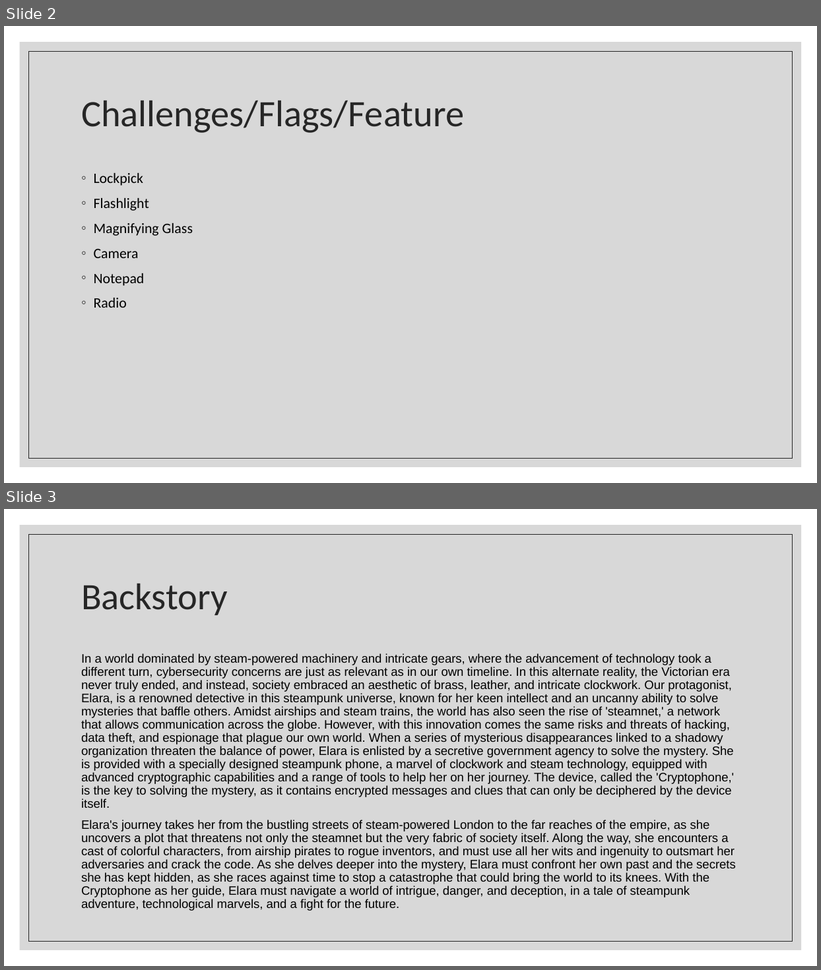
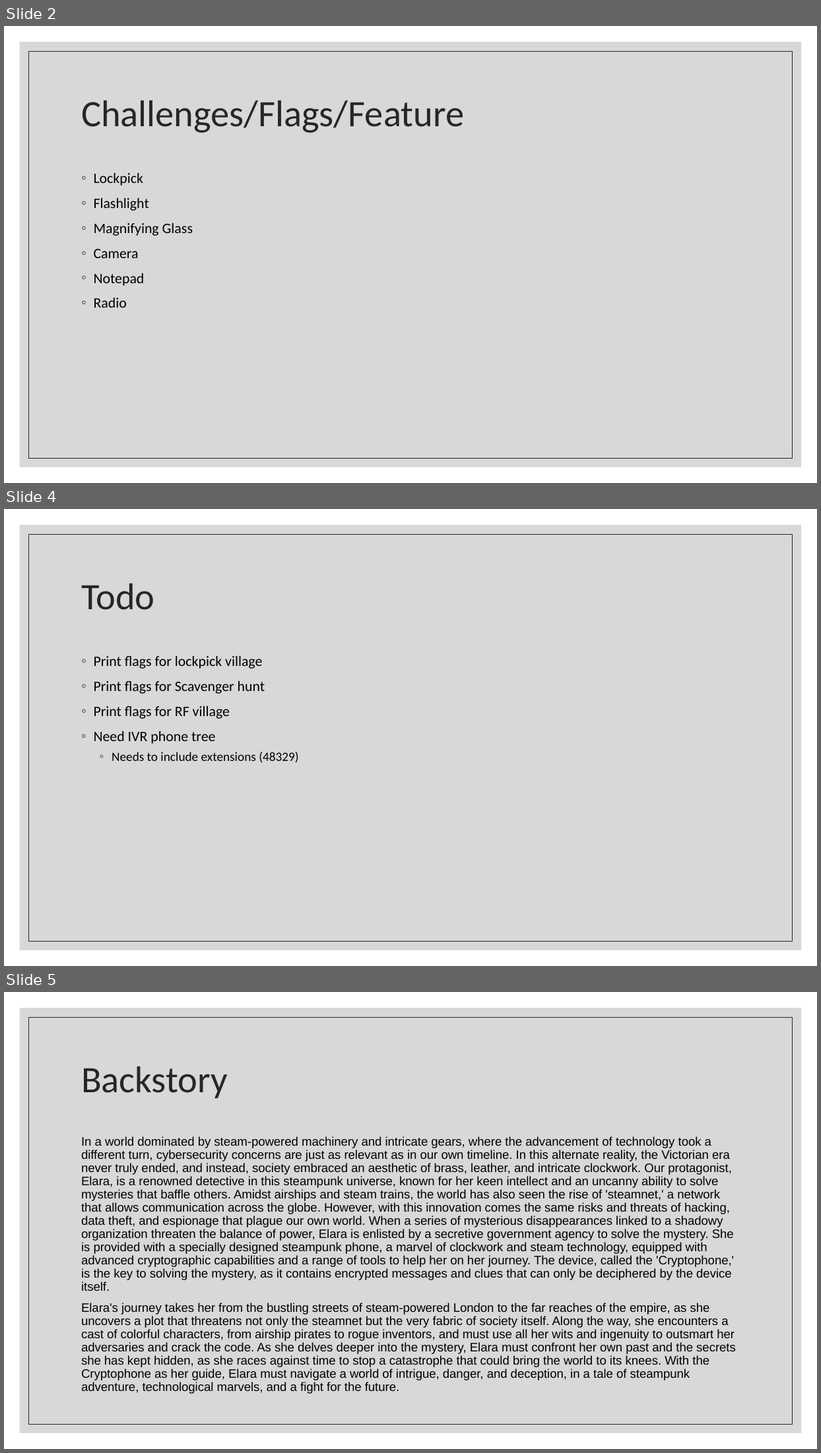
Before and after one commit to BadgePiratesLLC/BSidesKC_2023, a slide deck: CTF/BsidesKC 2023 Badge CTF.pptx. Shown one above the other, each under a label of ours: slides 2 and 3 before the commit, slides 2, 4 and 5 after it; the slides between them are not shown. The pictures are 821x970 and 821x1453 pixels, drawn with LibreOffice and Linux fonts; fonts in the diff are those of the drawing. Boxes give left, top, right and bottom in pixels: in the first picture for what was removed or moved away, otherwise in the second. Text is boxed around its words. In the diff, an @@ line names an element or a change of style, - is before the commit and + after.

```diff
--- a/CTF/BsidesKC 2023 Badge CTF.pptx
+++ b/CTF/BsidesKC 2023 Badge CTF.pptx
@@ slide 4 added at [4, 509, 817, 966], background #FFFFFF; not listed: 2 template elements that a slide beside it also shows @@
@@ title added at [81, 584, 155, 610], 44 pt, text #262626 @@
+Todo
@@ text added at [94, 656, 298, 763], 17 pt, text #000000 @@
+◦ Print flags for lockpick village
+◦ Print flags for Scavenger hunt
+◦ Print flags for RF village
+◦ Need IVR phone tree
+  ◦ Needs to include extensions (48329)
@@ what was slide 3 is now slide 5 @@
```
Also in this commit, not shown: 1 other slide added, 1 other file.
